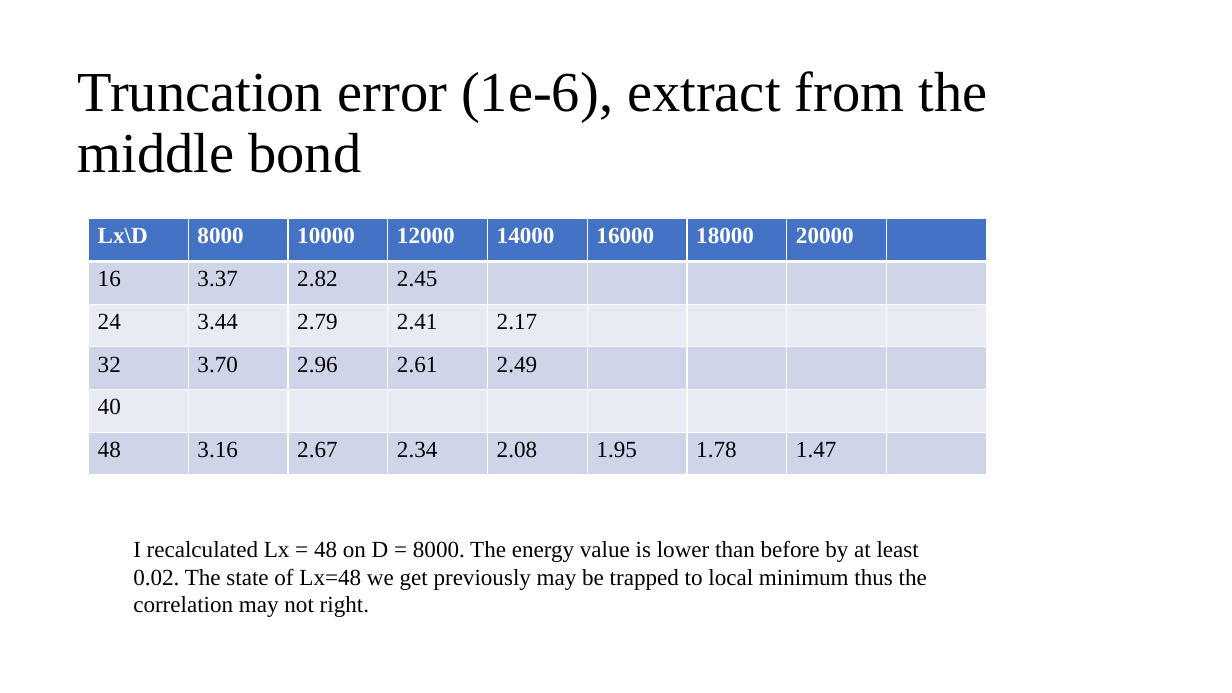
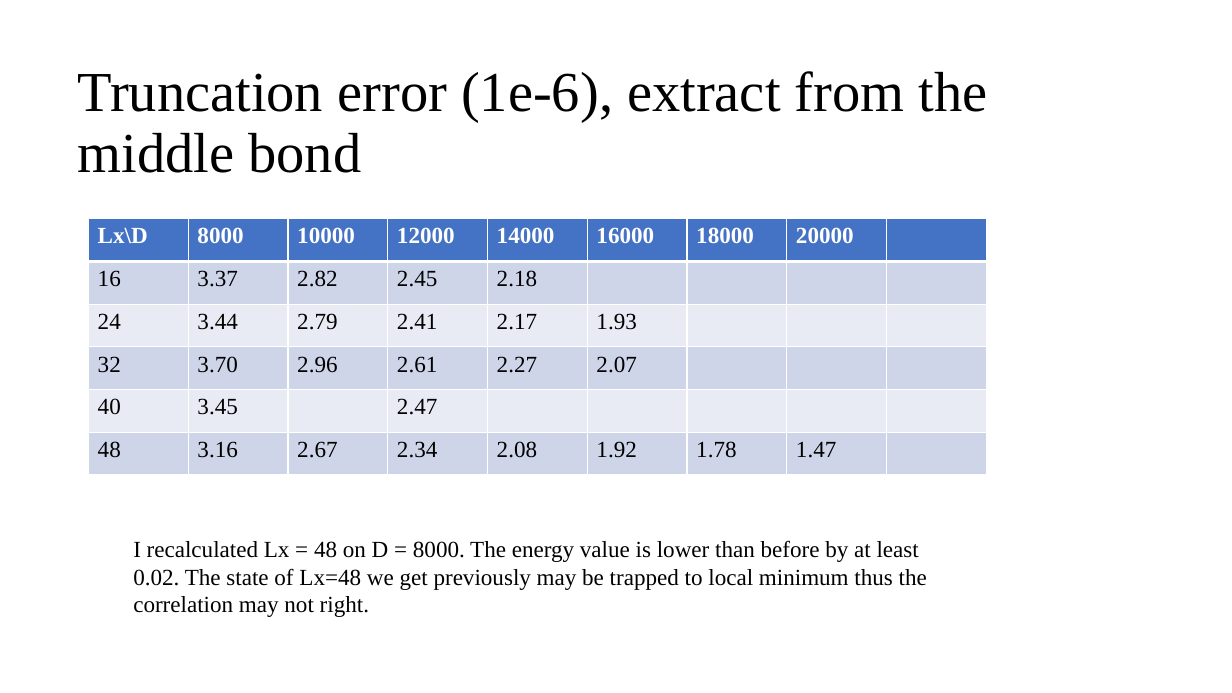
Before and after one commit to QuantumLiquids/SSH-Hubbard, a slide deck: slide 3 of note/SSH-Hubbard-Note6.pptx. Drawn at 1232x693 pixels with LibreOffice and Linux fonts; fonts in the diff are those of the drawing. Boxes give left, top, right and bottom in pixels: in the first picture for what was removed or moved away, otherwise in the second. Text is boxed around its words. In the diff, an @@ line names an element or a change of style, - is before the commit and + after.

```diff
--- a/note/SSH-Hubbard-Note6.pptx
+++ b/note/SSH-Hubbard-Note6.pptx
@@ table at box(89, 219, 987, 462) @@
-row 2, column 5: 
+row 2, column 5: 2.18
-row 3, column 6: 
+row 3, column 6: 1.93
-row 4, column 5: 2.49
+row 4, column 5: 2.27
-row 4, column 6: 
+row 4, column 6: 2.07
-row 5, column 2: 
+row 5, column 2: 3.45
-row 5, column 4: 
+row 5, column 4: 2.47
-row 6, column 6: 1.95
+row 6, column 6: 1.92
```
Also in this commit, not shown: 1 other slide changed, 5 slides added, 2 slides removed, 20 other files.
